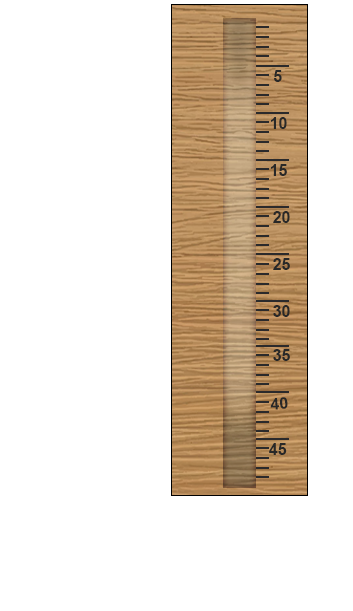
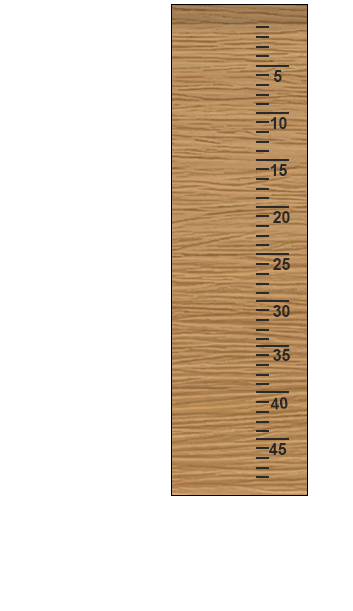
Layers edited between the first and the second w=353, h=611 image:
hid "Rectangle 1" (1st of 2), painted on it over [223, 18, 256, 488]
